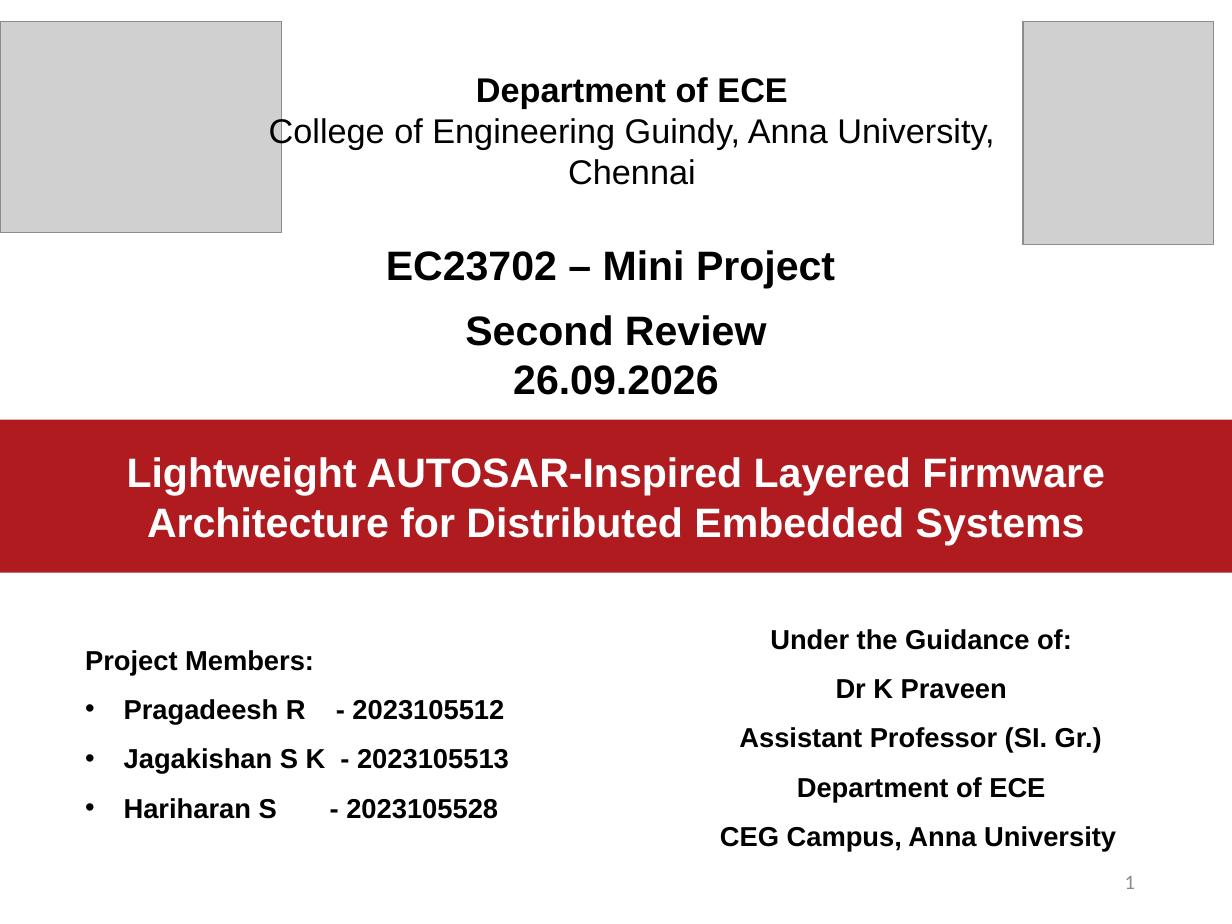
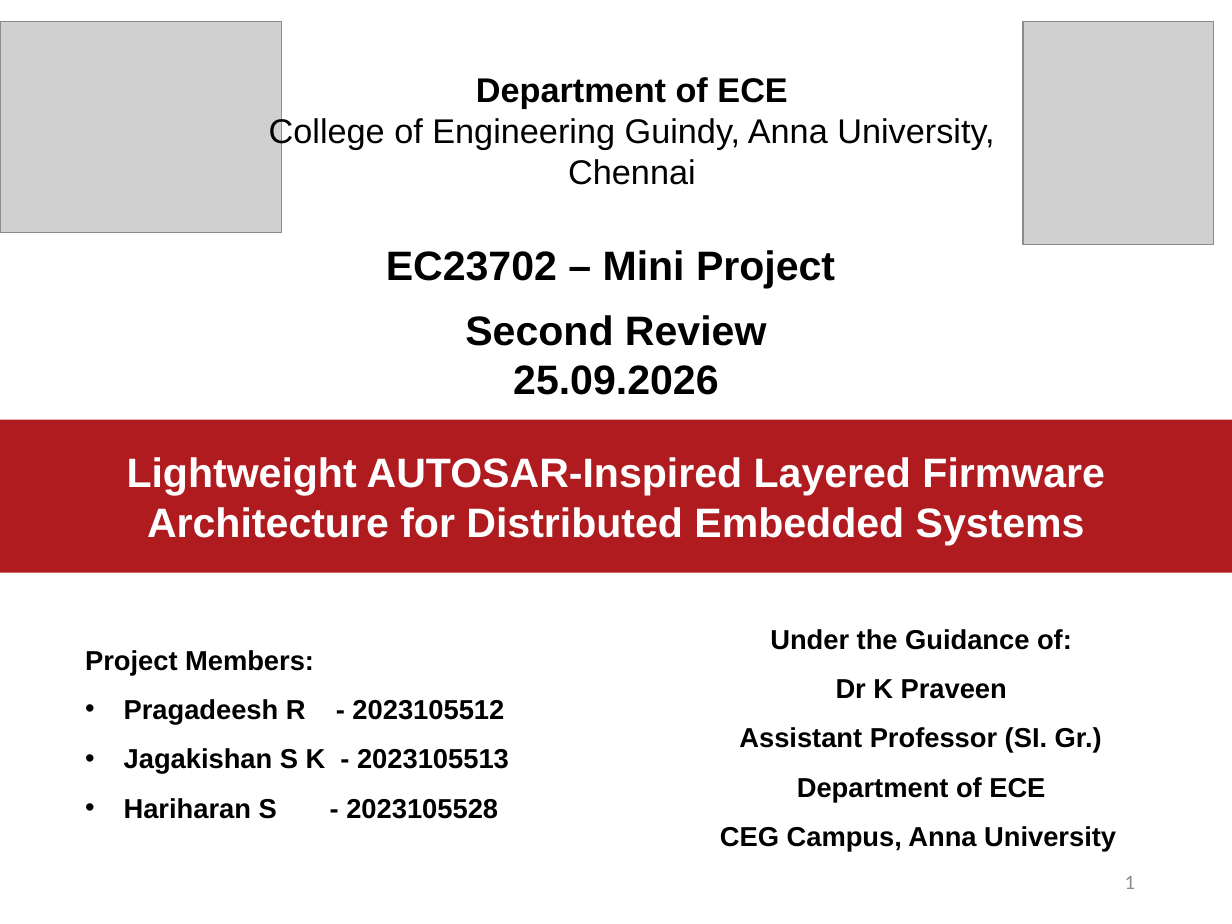
Before and after one commit to HariharanS-22/OpenECU, a slide deck: slide 1 of Docs/Review 2_OpenECU_AUTOSAR.pptx. Drawn at 1232x924 pixels with LibreOffice and Linux fonts; fonts in the diff are those of the drawing; grey boxes stand for pictures. Boxes give left, top, right and bottom in pixels: in the first picture for what was removed or moved away, otherwise in the second. Text is boxed around its words. In the diff, an @@ line names an element or a change of style, - is before the commit and + after.

```diff
--- a/Docs/Review 2_OpenECU_AUTOSAR.pptx
+++ b/Docs/Review 2_OpenECU_AUTOSAR.pptx
@@ text at (x1=513, y1=365, x2=718, y2=395): text changed @@
-26.09.2026
+25.09.2026
```
Also in this commit, not shown: 1 other slide changed, 1 other file.
